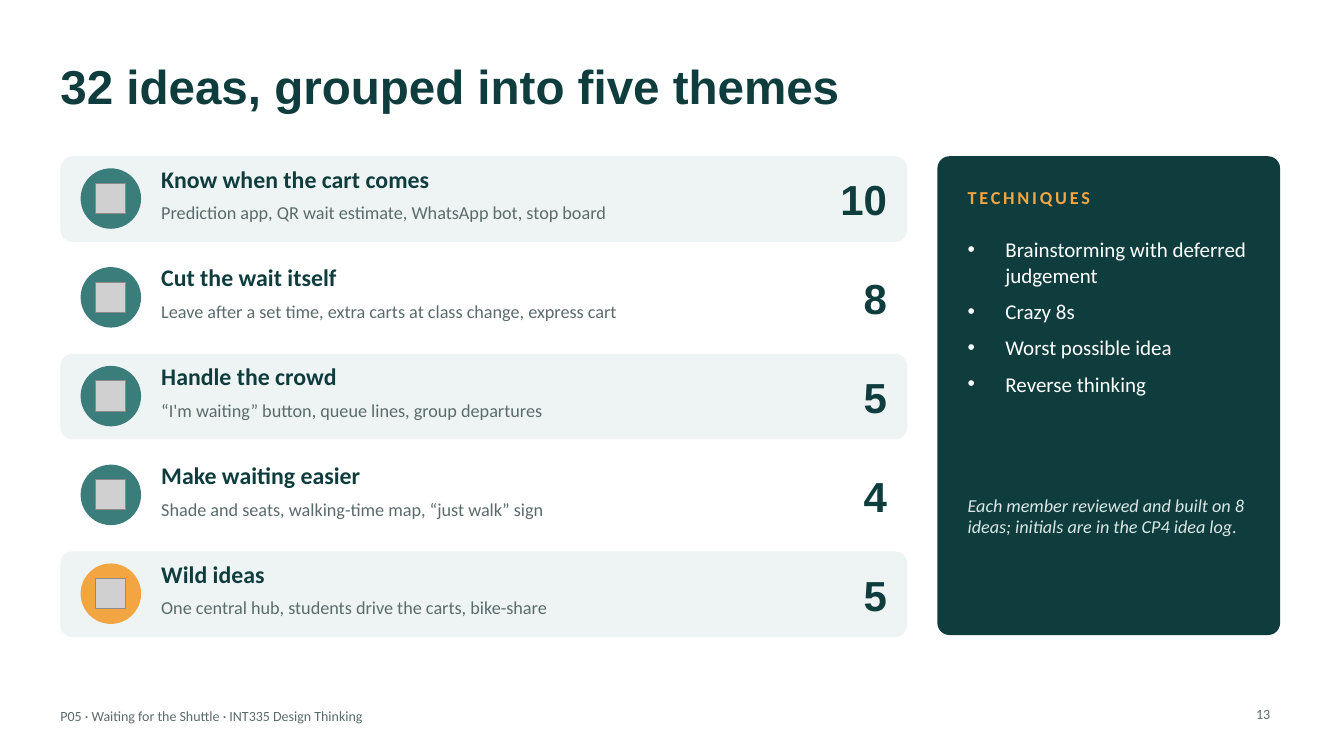
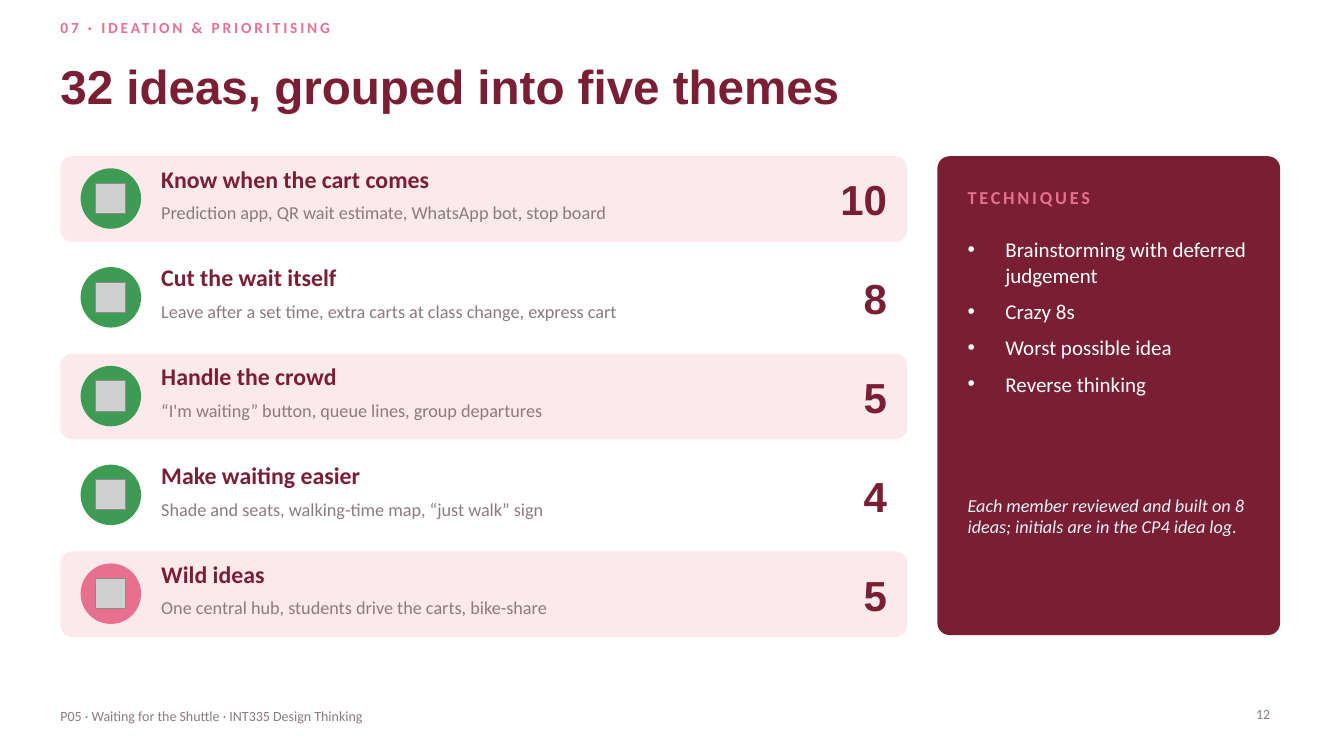
Before and after one commit to ShadowIzzHerZ/waiting-for-the-shuttle, a slide deck: slide 12 of deck/P05_Waiting_for_the_Shuttle.pptx (slide 13 before the commit). Drawn at 1344x756 pixels with LibreOffice and Linux fonts; fonts in the diff are those of the drawing; grey boxes stand for pictures. Boxes give left, top, right and bottom in pixels: in the first picture for what was removed or moved away, otherwise in the second. Text is boxed around its words. In the diff, an @@ line names an element or a change of style, - is before the commit and + after.

Commit message:
Deck follows the 12-section report skeleton, in the bracelet colours
Sections: problem, research plan, primary research, findings,
competitive analysis, personas and empathy map, ideation, storyboard and
journey, IA and user flow, prototype, testing and accessibility,
conclusion and links. New slides for the research plan, competitive
analysis, IA and user flow, testing and conclusion; dropped the affinity,
HMW-list and concept slides. Palette from the team's floral bracelet.

```diff
--- a/deck/P05_Waiting_for_the_Shuttle.pptx
+++ b/deck/P05_Waiting_for_the_Shuttle.pptx
@@ text added at <box>60,18,867,46</box>, 11 pt, text #E8708F, bold @@
+07 · IDEATION & PRIORITISING
@@ rounded rectangle at <box>938,156,1280,635</box>: fill #0F3D3E to #7A1F33 @@
@@ text "TECHNIQUES" at <box>968,192,1090,206</box>: text colour #F2A541 to #E8708F @@
@@ fill #3A7D7B to #3E9B54 in 4 elements at <box>81,168,141,229</box>, <box>81,267,141,328</box>, <box>81,366,141,426</box>, <box>81,465,141,525</box> @@
@@ text "Each member reviewed and built ..." at <box>968,499,1244,536</box>: text colour #D9E6E4 to #E6F3FA @@
@@ fill #EEF4F3 to #FCE9EC in 3 elements at <box>60,156,907,242</box>, <box>60,354,907,440</box>, <box>60,552,907,637</box> @@
@@ ellipse at <box>81,564,141,624</box>: fill #F2A541 to #E8708F @@
@@ text colour #0F3D3E to #7A1F33 in 11 elements at <box>60,69,839,114</box>, <box>161,171,430,188</box>, <box>840,185,887,216</box>, <box>161,269,336,286</box>, <box>864,284,887,315</box>, <box>161,368,336,385</box>, <box>864,384,887,414</box>, <box>161,467,361,488</box>, <box>864,483,887,512</box>, <box>161,566,265,583</box>, <box>864,582,887,612</box> @@
@@ text colour #5B6B6C to #8C7A7E in 6 elements at <box>60,711,362,724</box>, <box>161,206,605,222</box>, <box>161,305,617,321</box>, <box>161,404,542,420</box>, <box>161,503,543,519</box>, <box>161,601,546,616</box> @@
@@ page number at <box>1256,710,1270,719</box>: text changed; text colour #5B6B6C to #8C7A7E @@
-13
+12
```
Also in this commit, not shown: 14 other slides changed, 5 slides added, 4 slides removed, 1 other file.
